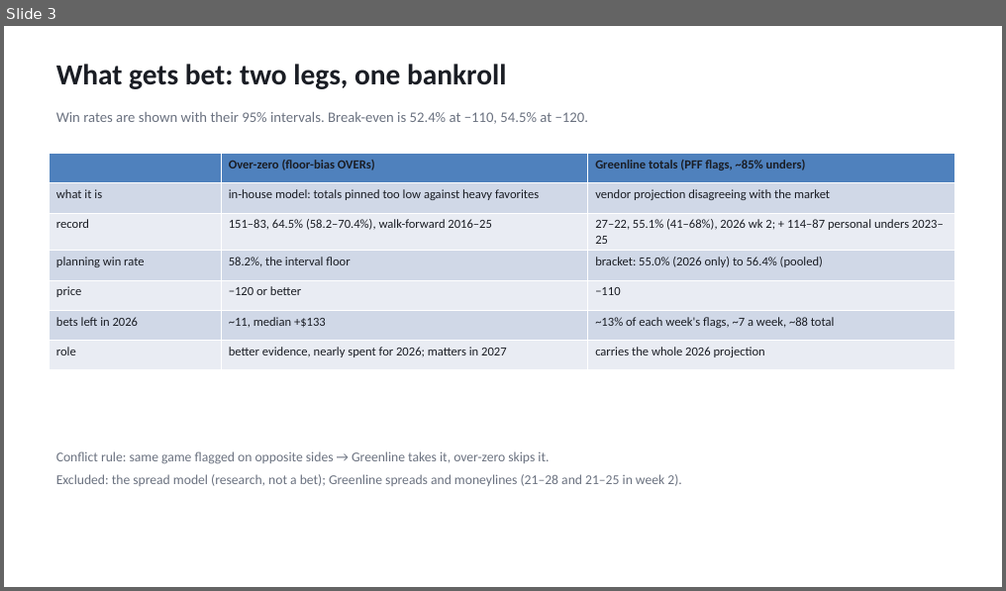
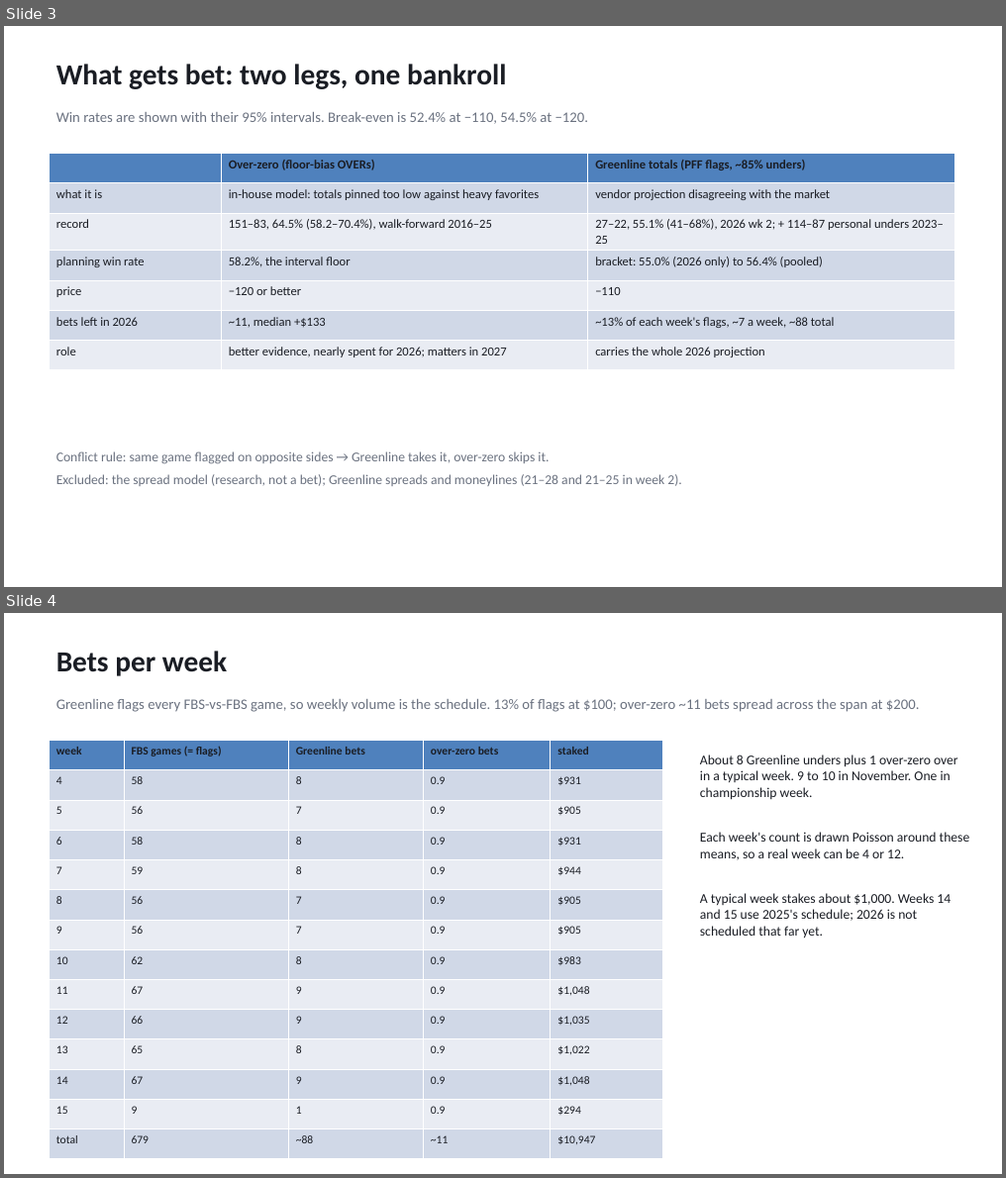
Before and after one commit to bmckelvey11/cfb-site, a slide deck: research/bankroll/docs/seed-bankroll-proposal-2026-09-17.pptx. Shown one above the other, each under a label of ours: slide 3 before the commit, slides 3 and 4 after it. The pictures are 1006x591 and 1006x1178 pixels, drawn with LibreOffice and Linux fonts; fonts in the diff are those of the drawing. Boxes give left, top, right and bottom in pixels: in the first picture for what was removed or moved away, otherwise in the second. Text is boxed around its words. In the diff, an @@ line names an element or a change of style, - is before the commit and + after.

```diff
--- a/research/bankroll/docs/seed-bankroll-proposal-2026-09-17.pptx
+++ b/research/bankroll/docs/seed-bankroll-proposal-2026-09-17.pptx
@@ slide 4 added at <box>4,613,1002,1174</box>, background #FFFFFF @@
@@ text added at <box>56,651,227,676</box>, 28 pt, text #1A1D24, bold @@
+Bets per week
@@ text added at <box>56,699,920,712</box>, 14 pt, text #6B7280 @@
+Greenline flags every FBS-vs-FBS game, so weekly volume is the schedule. 13% of flags at $100; over-zero ~11 bets spread across the span at $200.
@@ table added at <box>49,741,662,1159</box>, 14 rows, 5 columns @@
+week | FBS games (= flags) | Greenline bets | over-zero bets | staked
+4 | 58 | 8 | 0.9 | $931
+5 | 56 | 7 | 0.9 | $905
+6 | 58 | 8 | 0.9 | $931
+7 | 59 | 8 | 0.9 | $944
+8 | 56 | 7 | 0.9 | $905
+9 | 56 | 7 | 0.9 | $905
+10 | 62 | 8 | 0.9 | $983
+11 | 67 | 9 | 0.9 | $1,048
+12 | 66 | 9 | 0.9 | $1,035
+13 | 65 | 8 | 0.9 | $1,022
+14 | 67 | 9 | 0.9 | $1,048
+15 | 9 | 1 | 0.9 | $294
+total | 679 | ~88 | ~11 | $10,947
@@ text added at <box>700,755,970,938</box>, 13 pt, text #1A1D24 @@
+About 8 Greenline unders plus 1 over-zero over in a typical week. 9 to 10 in November. One in championship week.
+Each week's count is drawn Poisson around these means, so a real week can be 4 or 12.
+A typical week stakes about $1,000. Weeks 14 and 15 use 2025's schedule; 2026 is not scheduled that far yet.
```
Also in this commit, not shown: 3 other files.
